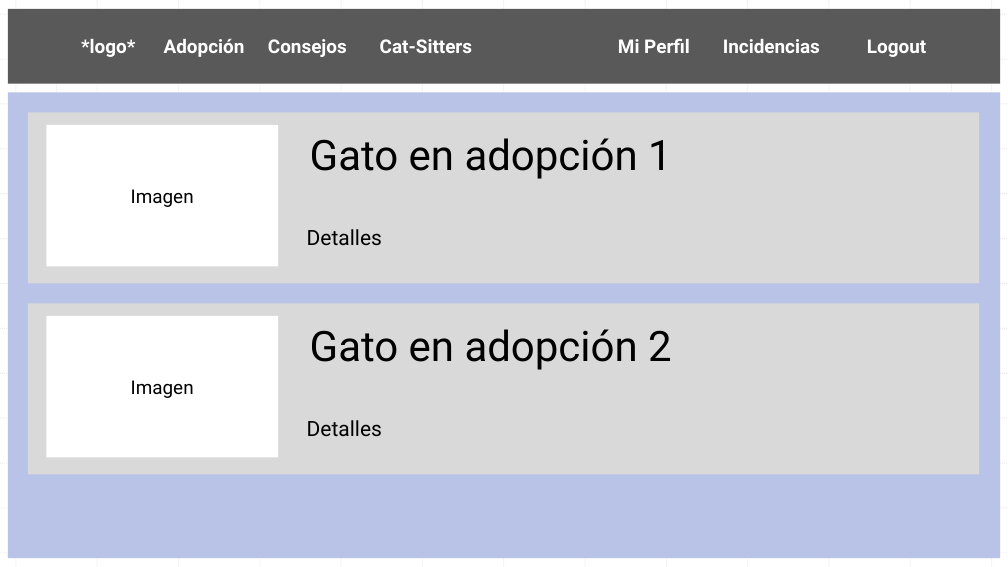
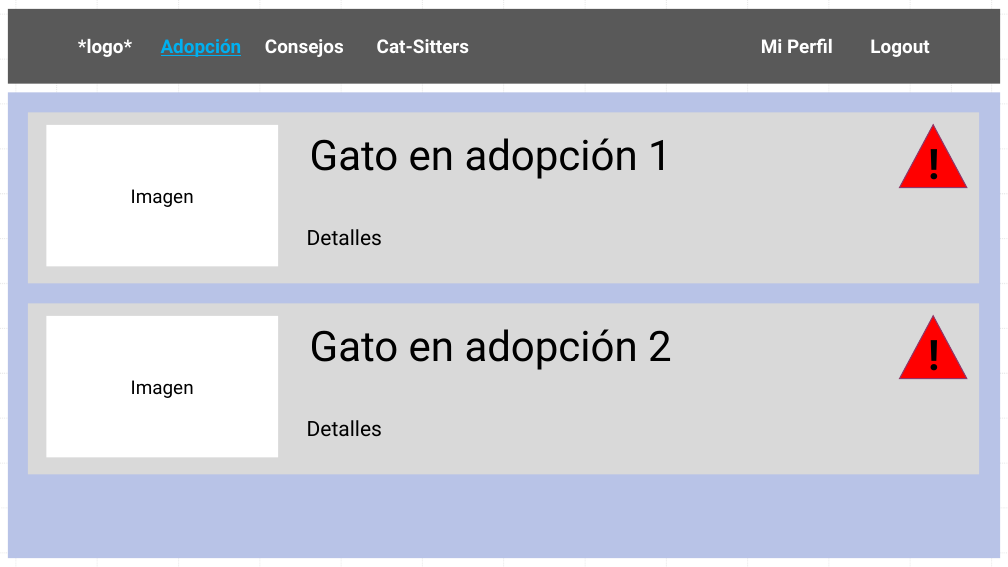
Before and after one commit to AndresIturria/Cat-Attack, a slide deck: slide 4 of Docs/wireframe cat-attack.pptx (slide 3 before the commit). Drawn at 1008x567 pixels with LibreOffice and Linux fonts; fonts in the diff are those of the drawing. Boxes give left, top, right and bottom in pixels: in the first picture for what was removed or moved away, otherwise in the second. Text is boxed around its words. In the diff, an @@ line names an element or a change of style, - is before the commit and + after.

```diff
--- a/Docs/wireframe cat-attack.pptx
+++ b/Docs/wireframe cat-attack.pptx
@@ text in rectangle at bbox=[78, 38, 929, 57]: text changed @@
-*logo* Adopción Consejos Cat-Sitters Mi Perfil Incidencias Logout
+*logo* Adopción Consejos Cat-Sitters Mi Perfil Logout
@@ triangle added at bbox=[900, 125, 967, 188], fill #FF0000, outline #90396A 1 pt @@
@@ text added at bbox=[921, 135, 947, 193], 40 pt, text #000000, bold @@
+!
@@ triangle added at bbox=[900, 316, 967, 379], fill #FF0000, outline #90396A 1 pt @@
@@ text added at bbox=[921, 325, 947, 383], 40 pt, text #000000, bold @@
+!
```
Also in this commit, not shown: 4 other slides changed, 5 slides added, 1 other file.
